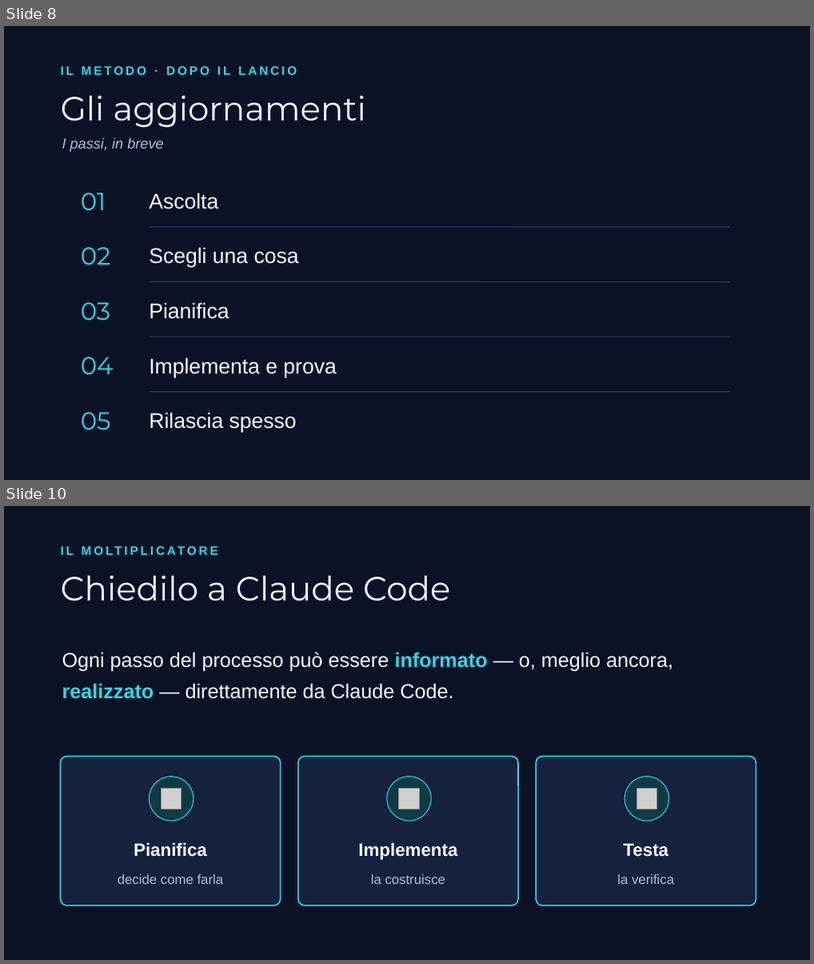
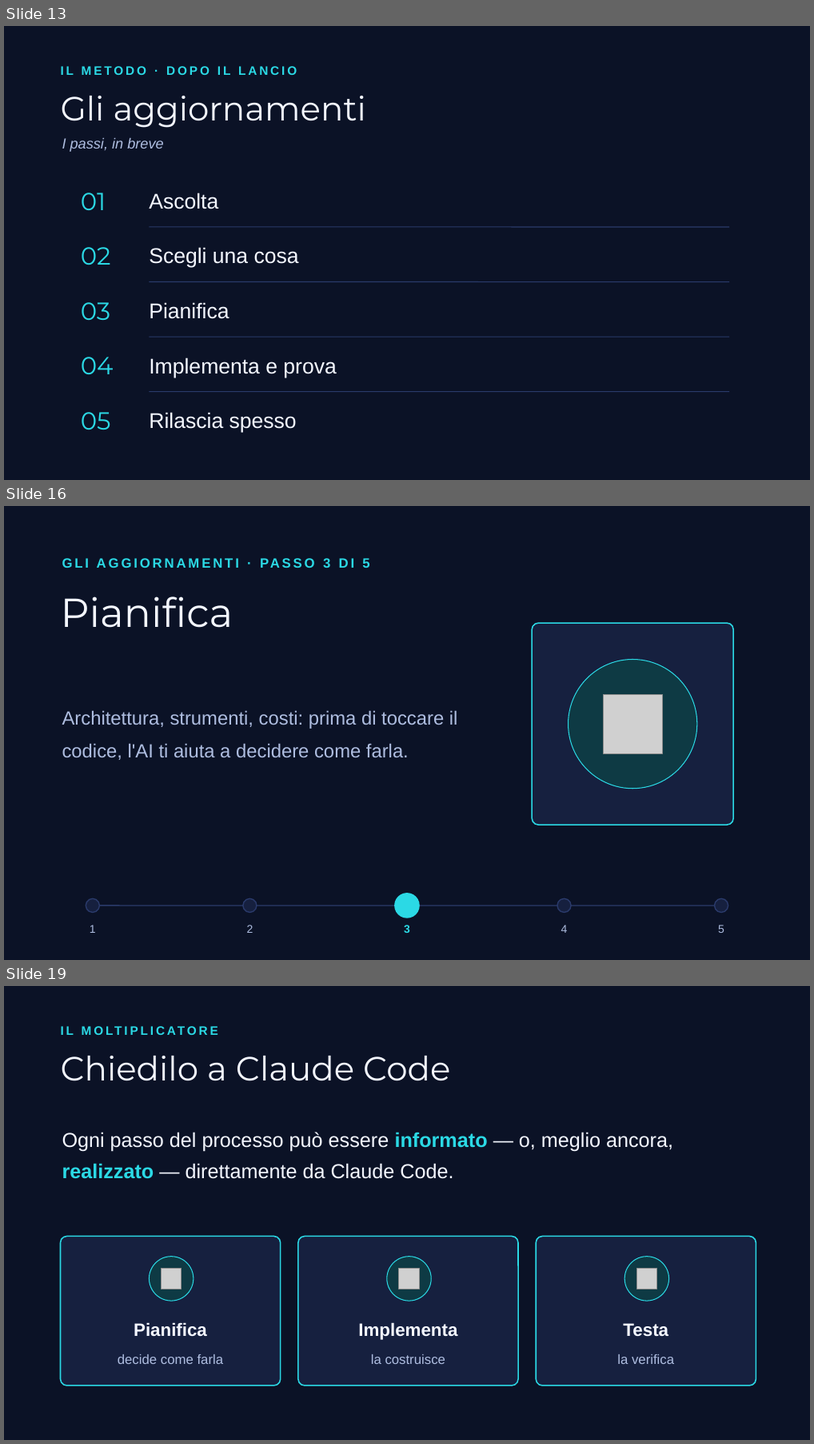
Before and after one commit to albertocabasvidani/beybladex-score, a slide deck: video/slide-video-ai.pptx. Shown one above the other, each under a label of ours: slides 8 and 10 before the commit, slides 13, 16 and 19 after it; the slides between them are not shown. The pictures are 814x964 and 814x1444 pixels, drawn with LibreOffice and Linux fonts; fonts in the diff are those of the drawing; grey boxes stand for pictures. Boxes give left, top, right and bottom in pixels: in the first picture for what was removed or moved away, otherwise in the second. Text is boxed around its words. In the diff, an @@ line names an element or a change of style, - is before the commit and + after.

```diff
--- a/video/slide-video-ai.pptx
+++ b/video/slide-video-ai.pptx
@@ slide 16 added at [4,506,810,960], background #0B1226 @@
@@ text added at [323,558,370,568], 12 pt, text #2BD9E5, bold @@
+GLI AGGIORNAMENTI · PASSO 3 DI 5
@@ text added at [61,596,234,628], 36 pt, text #F4F7FF @@
+Pianifica
@@ rounded rectangle added at [532,623,734,824], fill #16203F, outline #2BD9E5 1.1 pt @@
@@ ellipse added at [569,660,698,788], fill #0E3A44, outline #2BD9E5 0.75 pt @@
@@ picture added at [603,694,663,753] @@
@@ text added at [62,710,458,760], 17 pt, text #AEBDE0 @@
+Architettura, strumenti, costi: prima di toccare il codice, l'AI ti aiuta a decidere come farla.
@@ ellipse added at [86,899,99,912], fill #16203F, outline #2A3A6B 1 pt @@
@@ line added from (93, 905) to (722, 905), #2A3A6B 1 pt @@
@@ ellipse added at [242,899,257,912], fill #16203F, outline #2A3A6B 1 pt @@
@@ ellipse added at [395,893,419,917], fill #2BD9E5, outline #2BD9E5 1 pt @@
@@ ellipse added at [558,899,572,912], fill #16203F, outline #2A3A6B 1 pt @@
@@ ellipse added at [714,899,728,912], fill #16203F, outline #2A3A6B 1 pt @@
@@ text added at [90,924,96,932], 10 pt, text #AEBDE0 @@
+1
@@ text added at [247,924,254,932], 10 pt, text #AEBDE0 @@
+2
@@ text added at [404,924,410,932], 10 pt, text #2BD9E5, bold @@
+3
@@ text added at [562,924,568,932], 10 pt, text #AEBDE0 @@
+4
@@ text added at [718,924,725,932], 10 pt, text #AEBDE0 @@
+5
@@ what was slide 8 is now slide 13 @@
@@ what was slide 10 is now slide 19 @@
```
Also in this commit, not shown: 10 other slides added, 2 slides removed, 2 other files.
